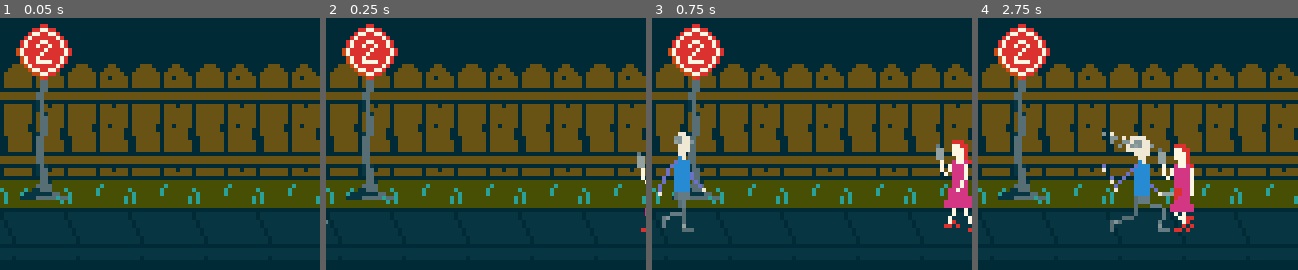
Above: before the commit, frames 1-4 (left to right).
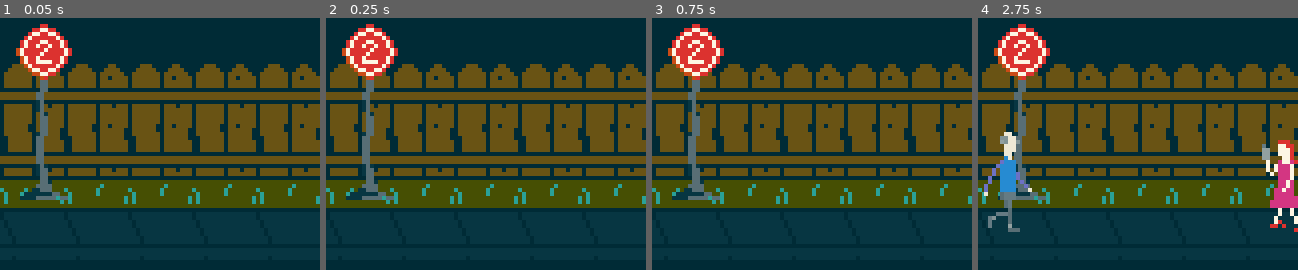
Above: after the commit, the same moments.

Repository: CloneDeath/StabbyStabby
Game: Godot game, scene res://Main.tscn
The game is run twice, just before and just after one commit, with the same random seed, the same clock (stepped at 60 frames per second) and the same inputs.
Inputs:
- Up to frame 1 (0.05 s): no input
- Up to frame 2 (0.25 s): no input
- Up to frame 3 (0.75 s): no input
- Up to frame 4 (2.75 s): no input

Frame 1 is identical in both runs. In frame 2, 0.2% of the frame differs, in the area x 0-100%, y 53-85%; in frame 3, 3.9%; in frame 4, 8.3%, in the area x 1-100%, y 45-85%.

Commit message:
Added rendering of the animation

Diff:
--- a/Main.tscn
+++ b/Main.tscn
@@ -73,8 +73,9 @@
 
 [sub_resource type="Animation" id=3]
 resource_name = "init"
-length = 8.0
+length = 12.0
 loop = true
+step = 0.01
 tracks/0/type = "value"
 tracks/0/path = NodePath("Man:position")
 tracks/0/interp = 1
@@ -82,10 +83,10 @@
 tracks/0/imported = false
 tracks/0/enabled = true
 tracks/0/keys = {
-"times": PoolRealArray( 0, 1.6, 3.9, 4.5, 6, 8 ),
-"transitions": PoolRealArray( 1, 0, 1, 1, 1, 1 ),
+"times": PoolRealArray( 0, 2, 3.6, 5.9, 6.5, 8, 12 ),
+"transitions": PoolRealArray( 1, 1, 0, 1, 1, 1, 1 ),
 "update": 0,
-"values": [ Vector2( -15, 46 ), Vector2( 33, 46 ), Vector2( 44, 46 ), Vector2( 44, 46 ), Vector2( 87, 46 ), Vector2( 87, 46 ) ]
+"values": [ Vector2( -15, 46 ), Vector2( -15, 46 ), Vector2( 33, 46 ), Vector2( 44, 46 ), Vector2( 44, 46 ), Vector2( 87, 46 ), Vector2( 87, 46 ) ]
 }
 tracks/1/type = "value"
 tracks/1/path = NodePath("Woman:position")
@@ -94,10 +95,10 @@
 tracks/1/imported = false
 tracks/1/enabled = true
 tracks/1/keys = {
-"times": PoolRealArray( 0, 2.7, 4.8, 8 ),
-"transitions": PoolRealArray( 1, 0, 0, 1 ),
+"times": PoolRealArray( 0, 2, 4.7, 6.8, 12 ),
+"transitions": PoolRealArray( 1, 1, 0, 0, 1 ),
 "update": 0,
-"values": [ Vector2( 87, 46 ), Vector2( 51, 46 ), Vector2( 46, 46 ), Vector2( 46, 46 ) ]
+"values": [ Vector2( 87, 46 ), Vector2( 87, 46 ), Vector2( 51, 46 ), Vector2( 46, 46 ), Vector2( 46, 46 ) ]
 }
 tracks/2/type = "value"
 tracks/2/path = NodePath("Man:frame")
@@ -106,10 +107,10 @@
 tracks/2/imported = false
 tracks/2/enabled = true
 tracks/2/keys = {
-"times": PoolRealArray( 0, 0.1, 0.2, 0.3, 0.4, 0.5, 0.6, 0.7, 0.8, 0.9, 1, 1.1, 1.2, 1.3, 1.4, 1.5, 1.6, 1.7, 2, 2.05, 2.35, 2.4, 2.7, 2.75, 3.3, 3.9, 4.2, 4.5, 4.6, 4.7, 4.8, 4.9, 5, 5.1, 5.2, 5.3, 5.4, 5.5, 5.6, 5.7, 5.8, 5.9 ),
-"transitions": PoolRealArray( 1, 1, 1, 1, 1, 1, 1, 1, 1, 1, 1, 1, 1, 1, 1, 1, 1, 1, 1, 1, 1, 1, 1, 1, 1, 1, 1, 1, 1, 1, 1, 1, 1, 1, 1, 1, 1, 1, 1, 1, 1, 1 ),
+"times": PoolRealArray( 0, 2, 2.1, 2.2, 2.3, 2.4, 2.5, 2.6, 2.7, 2.8, 2.9, 3, 3.1, 3.2, 3.3, 3.4, 3.5, 3.6, 3.7, 4, 4.05, 4.35, 4.4, 4.7, 4.75, 5.3, 5.9, 6.2, 6.5, 6.6, 6.7, 6.8, 6.9, 7, 7.1, 7.2, 7.3, 7.4, 7.5, 7.6, 7.7, 7.8, 7.9 ),
+"transitions": PoolRealArray( 1, 1, 1, 1, 1, 1, 1, 1, 1, 1, 1, 1, 1, 1, 1, 1, 1, 1, 1, 1, 1, 1, 1, 1, 1, 1, 1, 1, 1, 1, 1, 1, 1, 1, 1, 1, 1, 1, 1, 1, 1, 1, 1 ),
 "update": 1,
-"values": [ 1, 2, 3, 4, 5, 6, 7, 8, 1, 2, 3, 4, 5, 6, 7, 8, 1, 9, 10, 11, 12, 13, 14, 15, 16, 18, 9, 1, 2, 3, 4, 5, 6, 7, 8, 1, 2, 3, 4, 5, 6, 7 ]
+"values": [ 1, 1, 2, 3, 4, 5, 6, 7, 8, 1, 2, 3, 4, 5, 6, 7, 8, 1, 9, 10, 11, 12, 13, 14, 15, 16, 18, 9, 1, 2, 3, 4, 5, 6, 7, 8, 1, 2, 3, 4, 5, 6, 7 ]
 }
 tracks/3/type = "value"
 tracks/3/path = NodePath("Woman:frame")
@@ -118,10 +119,10 @@
 tracks/3/imported = false
 tracks/3/enabled = true
 tracks/3/keys = {
-"times": PoolRealArray( 0, 0.2, 0.4, 0.6, 0.8, 1, 1.2, 1.4, 1.6, 1.8, 2, 2.2, 2.4, 2.6, 2.7, 3.3, 4.8, 5.5 ),
-"transitions": PoolRealArray( 1, 1, 1, 1, 1, 1, 1, 1, 1, 1, 1, 1, 1, 1, 1, 1, 0, 0 ),
+"times": PoolRealArray( 0, 2, 2.2, 2.4, 2.6, 2.8, 3, 3.2, 3.4, 3.6, 3.8, 4, 4.2, 4.4, 4.6, 4.7, 5.3, 6.8, 7.5 ),
+"transitions": PoolRealArray( 1, 1, 1, 1, 1, 1, 1, 1, 1, 1, 1, 1, 1, 1, 1, 1, 1, 0, 0 ),
 "update": 1,
-"values": [ 1, 2, 3, 4, 5, 6, 7, 8, 1, 2, 3, 4, 5, 6, 9, 10, 11, 12 ]
+"values": [ 1, 1, 2, 3, 4, 5, 6, 7, 8, 1, 2, 3, 4, 5, 6, 9, 10, 11, 12 ]
 }
 tracks/4/type = "value"
 tracks/4/path = NodePath("Woman/Blood:frame")
@@ -130,10 +131,10 @@
 tracks/4/imported = false
 tracks/4/enabled = true
 tracks/4/keys = {
-"times": PoolRealArray( 0, 6, 6.4, 6.8, 7.2, 7.6 ),
-"transitions": PoolRealArray( 1, 1, 1, 1, 1, 1 ),
+"times": PoolRealArray( 0, 2, 8, 8.4, 8.8, 9.2, 9.6 ),
+"transitions": PoolRealArray( 1, 1, 1, 1, 1, 1, 1 ),
 "update": 1,
-"values": [ 0, 1, 2, 3, 4, 5 ]
+"values": [ 0, 0, 1, 2, 3, 4, 5 ]
 }
 
 [node name="Main" type="Node2D"]
@@ -158,13 +159,13 @@
 texture = ExtResource( 3 )
 
 [node name="Man" type="Sprite" parent="."]
-position = Vector2( 87, 46 )
+position = Vector2( -15, 46 )
 texture = ExtResource( 4 )
 hframes = 19
 frame = 7
 
 [node name="Woman" type="Sprite" parent="."]
-position = Vector2( 46, 46 )
+position = Vector2( 87, 46 )
 texture = ExtResource( 5 )
 hframes = 13
 frame = 12
@@ -173,7 +174,7 @@
 position = Vector2( -1, 17 )
 texture = ExtResource( 6 )
 hframes = 6
-frame = 4
+frame = 5
 
 [node name="AnimationPlayer" type="AnimationPlayer" parent="."]
 autoplay = "init"
Binary file added: stabbystabby.gif
